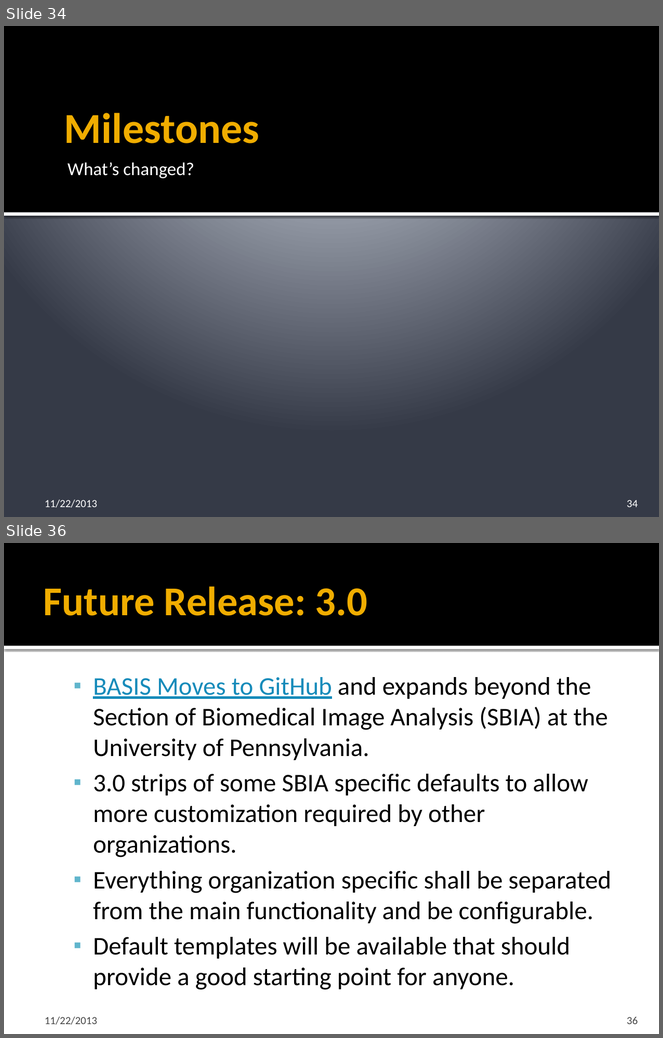
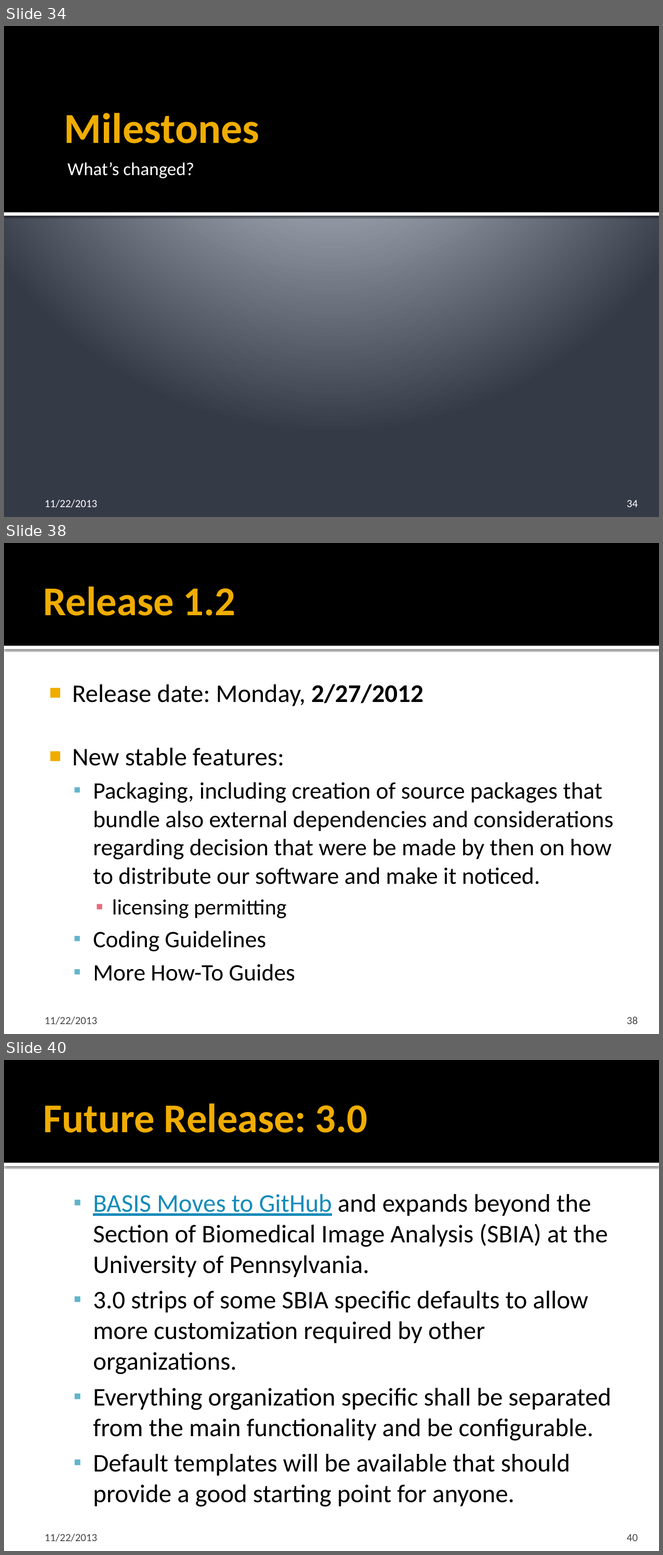
Before and after one commit to cmake-basis/legacy, a slide deck: doc/BASIS_Introduction.pptx. Shown one above the other, each under a label of ours: slides 34 and 36 before the commit, slides 34, 38 and 40 after it; the slides between them are not shown. The pictures are 663x1038 and 663x1555 pixels, drawn with LibreOffice and Linux fonts; fonts in the diff are those of the drawing. Boxes give left, top, right and bottom in pixels: in the first picture for what was removed or moved away, otherwise in the second. Text is boxed around its words. In the diff, an @@ line names an element or a change of style, - is before the commit and + after.

```diff
--- a/doc/BASIS_Introduction.pptx
+++ b/doc/BASIS_Introduction.pptx
@@ slide 38 added at <box>4,543,659,1034</box>, background #FFFFFF; not listed: 2 template elements that a slide beside it also shows @@
@@ title added at <box>44,586,236,616</box>, 45 pt, text #F0AD00, bold @@
+Release 1.2
@@ text added at <box>72,684,613,981</box>, 26 pt, text #000000 @@
+■ Release date: Monday, 2/27/2012
+■ New stable features:
+  ▪ Packaging, including creation of source packages that bundle also external dependencies and considerations regarding decision that were be made by then on how to distribute our software and make it noticed.
+    ▪ licensing permitting
+  ▪ Coding Guidelines
+  ▪ More How-To Guides
@@ text added at <box>45,1017,97,1025</box>, 12 pt, text #454545 @@
+11/22/2013
@@ page number added at <box>627,1017,638,1025</box>, 12 pt, text #454545 @@
+38
@@ what was slide 36 is now slide 40 @@
@@ page number at <box>627,1534,638,1542</box>: text changed @@
-36
+40
```
Also in this commit, not shown: 11 slides changed, 3 other slides added.
